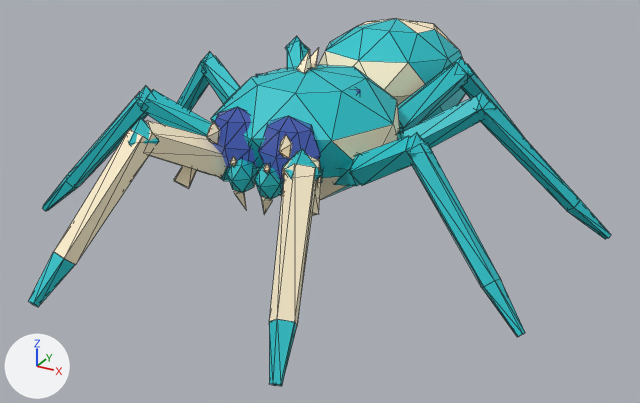
The glTF model spider/models/jumping.glb, before and after one commit.
Before and after are seen from a 50 mm camera at (3.5, -7.08, 3.29) aimed at (0.1, -0.9, 0.2). Arrows for +X, +Y and +Z are at lower left; the lights stay in place. The first picture is the older version. Mesh edges are drawn as thin lines. Where no turn or scale is listed for an object, it has been applied to the vertices. Vertices at exactly the same position are counted once.

In view in the first picture: 'abdomen', 'body', 'fangs', 'leg_L1_lower', 'leg_L1_upper', 'leg_L2_lower', 'leg_L2_upper', 'leg_L3_lower', 'leg_L3_upper', 'leg_L4_lower', 'leg_L4_upper', 'leg_R1_lower', 'leg_R1_upper', 'leg_R2_lower', 'leg_R2_upper', 'leg_R3_lower', 'leg_R3_upper', 'leg_R4_lower', 'leg_R4_upper', 'palp_L', 'palp_R'.
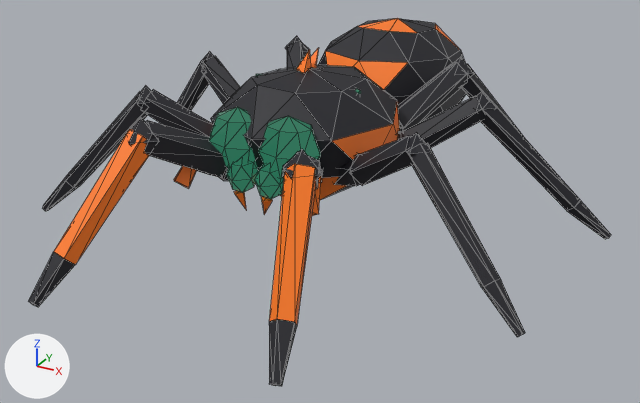
The newer file is also turned or shifted as a whole; pictures and numbers use the older file's frame.

Patch to the scene script:
```diff
--- a/spider/models/jumping.glb.py
+++ b/spider/models/jumping.glb.py
@@ mat_accent @@
 mat_accent = principled_material('accent')
-mat_accent.base_color = (1.0, 0.88, 0.624)  # beige #fff1cf
+mat_accent.base_color = (1.0, 0.195, 0.006)  # orange #ff7a12
 mat_accent.roughness = 0.7
@@ mat_base @@
 mat_base = principled_material('base')
-mat_base.base_color = (0.0144, 0.552, 0.604)  # cyan #20c4cc
+mat_base.base_color = (0.0116, 0.0116, 0.0176)  # black #1c1c24
 mat_base.roughness = 0.55
@@ mat_eye @@
 mat_eye.roughness = 0.12
-mat_eye.emission_color = (0.03, 0.06, 0.22)  # blue #304581
+mat_eye.emission_color = (0.02, 0.14, 0.08)  # dark green #276950
 mat_eye.emission_strength = 1.0
@@ me_body_mesh @@
 # used by ob_body; parent = ob_spider_jumping; location = (0.0, -0.235, 0.86)
-me_body_mesh.from_pydata(...)  # 162 vertices, 262 faces; spans x -0.78..0.77, y -1.69..0.18, z -0.5..0.67
+me_body_mesh.from_pydata(...)  # 136 vertices, 226 faces; spans x -0.78..0.77, y -1.59..0.18, z -0.5..0.67
+# me_body_mesh part 1: the loose piece of 7 vertices spanning x -0.37..-0.27, y -1.69..-1.49, z 0.1..0.28 is deleted
+# me_body_mesh part 2: the loose piece of 7 vertices spanning x 0.27..0.37, y -1.69..-1.49, z 0.1..0.28 is deleted
+# me_body_mesh part 3: the loose piece of 6 vertices spanning x -0.18..-0.12, y -1.63..-1.54, z -0.07..0.02 is deleted
+# me_body_mesh part 4: the loose piece of 6 vertices spanning x 0.12..0.18, y -1.63..-1.54, z -0.07..0.02 is deleted
 me_body_mesh.materials.append(mat_accent)
@@ me_abdomen_mesh @@
 # used by ob_abdomen; parent = ob_body; location = (0.0, 0.0744, 0.05)
-me_abdomen_mesh.from_pydata(...)  # 65 vertices, 118 faces; spans x -0.74..0.76, y -0.15..1.97, z -0.61..0.55
+me_abdomen_mesh.from_pydata(...)  # 65 vertices, 118 faces; spans x -0.74..0.76, y -0.15..2.02, z -0.61..0.55
+# me_abdomen_mesh part 5: 10 faces spanning x -0.65..0.61, y 0.03..1.97, z -0.26..0.55 switch from mat_accent (beige #fff1cf) to mat_base (black #1c1c24)
+# me_abdomen_mesh part 6: 5 faces spanning x -0.56..0.53, y 0.53..1.76, z 0.19..0.55 switch from mat_base (cyan #20c4cc) to mat_accent (orange #ff7a12)
+# edits to the shape of me_abdomen_mesh do not show in these pictures
@@ me_fangs_mesh @@
 me_fangs_mesh.from_pydata(...)  # 44 vertices, 72 faces; spans x -0.246..0.238, y -0.253..0.025, z -0.311..0.122
 # used by ob_fangs; location = (0.0, -1.637, 0.73)
+# me_fangs_mesh part 7: all 60 faces that had it switch from mat_base (cyan #20c4cc) to mat_eye (dark green #0f3a2a)
 me_fangs_mesh.materials.append(mat_accent)
@@ me_leg_l1_upper_mesh @@
 me_leg_l1_upper_mesh.from_pydata(...)  # 20 vertices, 32 faces; spans x -0.186..0.518, y -0.787..0.142, z -0.15..0.478
 # used by ob_leg_l1_upper; location = (0.277, -1.509, 0.704)
+# me_leg_l1_upper_mesh part 8: all 16 faces that had it switch from mat_accent (beige #fff1cf) to mat_base (black #1c1c24)
@@ me_leg_r1_upper_mesh @@
 me_leg_r1_upper_mesh.from_pydata(...)  # 20 vertices, 32 faces; spans x -0.524..0.185, y -0.797..0.142, z -0.15..0.478
 # used by ob_leg_r1_upper; location = (-0.277, -1.509, 0.704)
+# me_leg_r1_upper_mesh part 9: all 16 faces that had it switch from mat_accent (beige #fff1cf) to mat_base (black #1c1c24)
```

Where the change shows, as pixel boxes [x1, y1, x2, y2] in the pictures (640 x 403 px):
'body', recoloured, reshaped (darker): before [207, 48, 400, 200]; after [209, 48, 400, 200]
'abdomen', recoloured, reshaped (darker): before [318, 19, 466, 121]; after [318, 18, 466, 121]
'leg_L1_lower', recoloured (darker): [269, 149, 323, 386] in both
'leg_R1_lower', recoloured (beige to orange): [29, 118, 159, 307] in both
'leg_L2_lower', recoloured (cyan to black): [407, 133, 525, 337] in both
'leg_L3_lower', recoloured (cyan to black): [475, 91, 611, 239] in both
'leg_R1_upper', recoloured (beige to black): [144, 120, 229, 181] in both
'leg_R2_lower', recoloured (cyan to black): [42, 86, 151, 211] in both
'leg_L2_upper', recoloured (cyan to black): [334, 136, 412, 186] in both
'leg_L4_upper', recoloured (cyan to black): [398, 63, 467, 132] in both
'leg_L3_upper', recoloured (darker): [397, 96, 483, 148] in both
'fangs', recoloured (cyan to dark green): [227, 159, 284, 215] in both
'leg_R2_upper', recoloured (cyan to black): [140, 89, 212, 137] in both
'leg_R3_upper', recoloured (cyan to black): [201, 56, 240, 104] in both
'leg_R3_lower', recoloured (cyan to black): [177, 52, 214, 111] in both
'leg_L4_lower', recoloured: [454, 57, 524, 137] in both
'leg_R4_upper', recoloured (darker): [287, 41, 309, 68] in both
'palp_R', recoloured (beige to orange): [174, 166, 197, 189] in both
'palp_L', recoloured (beige to orange): [312, 176, 322, 216] in both
'leg_L1_upper', recoloured: [282, 151, 324, 190] in both
'leg_R4_lower', recoloured: [285, 36, 308, 52] in both
part 1 of me_body_mesh, deleted: before [207, 121, 220, 144]
part 2 of me_body_mesh, deleted: before [279, 135, 292, 158]
part 3 of me_body_mesh, deleted: before [230, 156, 237, 166]
part 4 of me_body_mesh, deleted: before [264, 163, 270, 173]
part 5 of me_abdomen_mesh, recoloured: [318, 19, 434, 105] in both
part 6 of me_abdomen_mesh, recoloured (cyan to orange): [358, 19, 416, 33] in both
part 7 of me_fangs_mesh, recoloured (cyan to dark green): [227, 159, 284, 199] in both
part 8 of me_leg_l1_upper_mesh, recoloured: [282, 151, 320, 190] in both
part 9 of me_leg_r1_upper_mesh, recoloured (beige to black): [144, 120, 226, 178] in both
